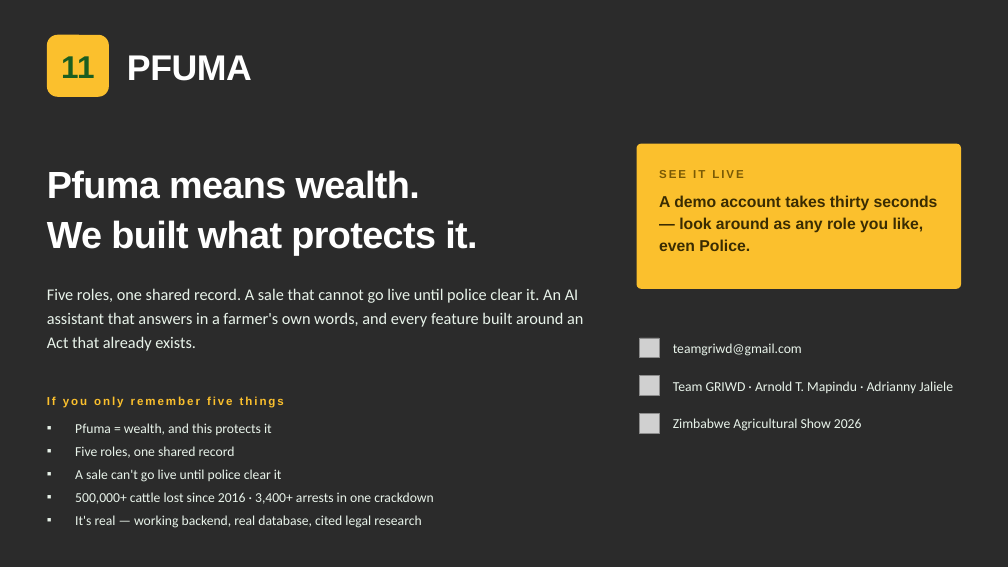
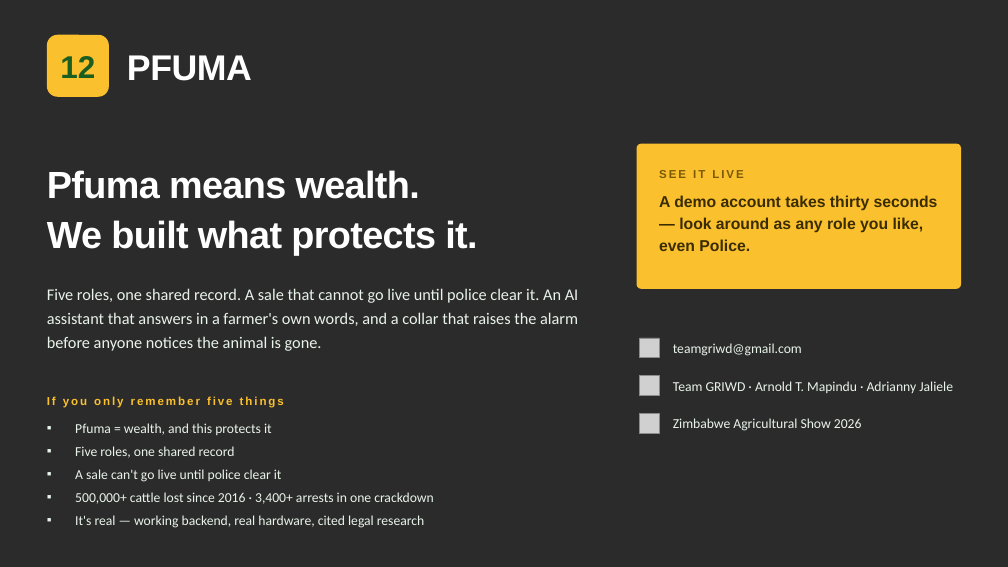
Before and after one commit to teamgriwd-del/PFUMA, a slide deck: slide 13 of PFUMA_ZAS2026_Deck.pptx (slide 12 before the commit). Drawn at 1008x567 pixels with LibreOffice and Linux fonts; fonts in the diff are those of the drawing; grey boxes stand for pictures; background and template pictures are left out; a plain dark background stands for a picture behind light text. Boxes give left, top, right and bottom in pixels: in the first picture for what was removed or moved away, otherwise in the second. Text is boxed around its words. In the diff, an @@ line names an element or a change of style, - is before the commit and + after.

```diff
--- a/PFUMA_ZAS2026_Deck.pptx
+++ b/PFUMA_ZAS2026_Deck.pptx
@@ text at [60, 56, 95, 78]: text changed @@
-11
+12
@@ text at [47, 288, 578, 351]: text changed @@
-Five roles, one shared record. A sale that cannot go live until police clear it. An AI assistant that answers in a farmer's own words, and every feature built around an Act that already exists.
+Five roles, one shared record. A sale that cannot go live until police clear it. An AI assistant that answers in a farmer's own words, and a collar that raises the alarm before anyone notices the animal is gone.
@@ text at [75, 515, 424, 528]: text changed @@
-▪ It's real — working backend, real database, cited legal research
+▪ It's real — working backend, real hardware, cited legal research
```
Also in this commit, not shown: 8 other slides changed, 1 slide added, 5 other files.
